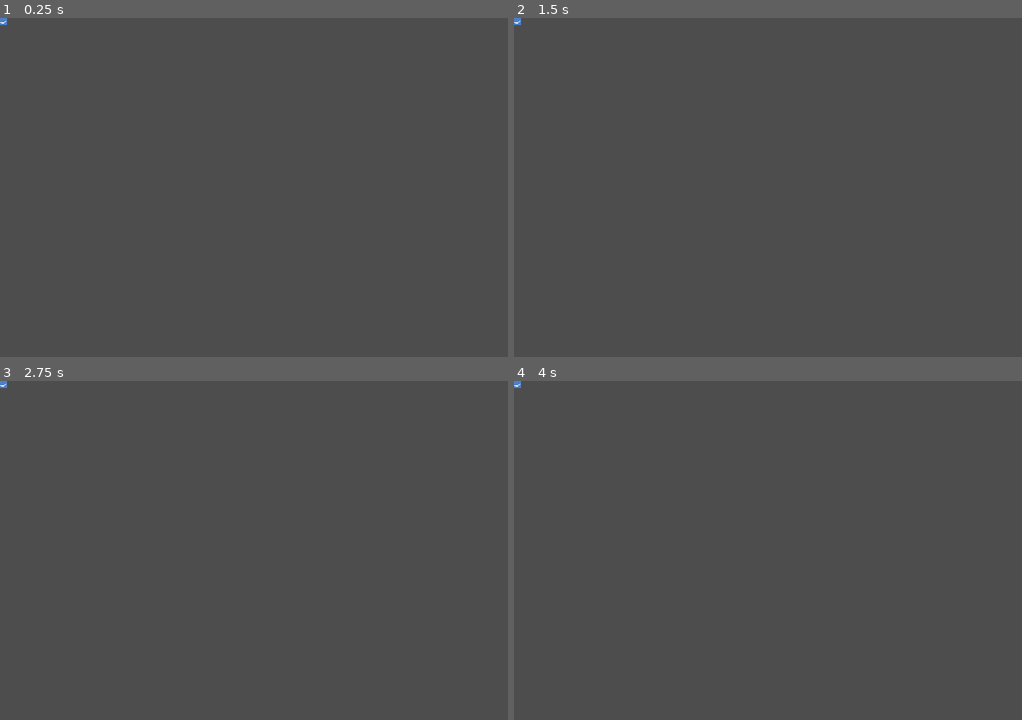
Above: before the commit, frames 1-4 (two rows, left to right).
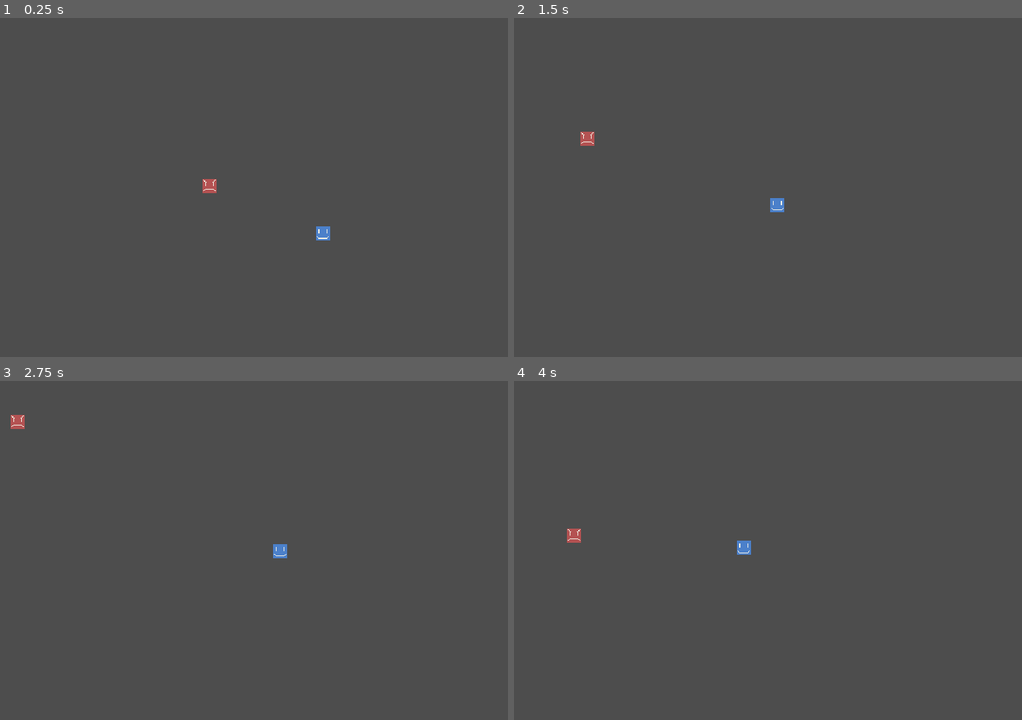
Above: after the commit, the same moments.

Repository: DarkerSparks/Random-Game
Game: Godot game, scene res://main.tscn
The game is run twice, just before and just after one commit, with the same random seed, the same clock (stepped at 60 frames per second) and the same inputs. Before the commit the project starts from res://player.tscn.
Inputs (mouse positions are in pixels of both pictures, inside the frame that each line leads up to):
- Up to frame 1 (0.25 s): no input
- Up to frame 2 (1.5 s): move the mouse to (879, 170) at 0.52 s; hold D (move_right) 0.53-1.28 s; tap Space (jump) at 0.6, 0.77, 1.07, 1.35 s; tap Enter at 1.25 s; move the mouse to (666, 204) at 1.27 s; hold S (move_down) from 1.28 s (still down)
- Up to frame 3 (2.75 s): tap Space (jump) at 1.52, 1.82, 2.1 s; move the mouse to (304, 475) at 2.02 s; release S (move_down) at 2.03 s; hold D (move_right) from 2.03 s (still down)
- Up to frame 4 (4 s): move the mouse to (742, 618) at 2.77 s; release D (move_right) at 2.78 s; hold W (move_up) 2.78-3.53 s; tap Space (jump) at 2.85, 3.02, 3.32, 3.6, 3.77 s; move the mouse to (920, 601) at 3.52 s; hold A (move_left) from 3.53 s (still down)

The runs differ from the first frame. In frame 1, 0.3% of the frame differs, in the area x 0-65%, y 0-66%; in frame 2, 0.3%; in frame 3, 0.3%; in frame 4, 0.3%.
Error before the commit: Parse Error: Function "Jump()" not found in base self. (res://player.gd:22)

Commit message:
Updated Most of Player Scripts

Diff:
--- /dev/null
+++ b/rgame/follower_enemy.gd
@@ -0,0 +1,40 @@
+extends Area2D
+
+@export var speed : float = 4.0
+@export var spd_mult : float = 10
+
+var player_node
+
+# @export var jumpHeight : float = 1
+
+# var zPos : float = 0.0
+# var zSpeed : float = 0.0
+
+var screenSize
+
+func _ready():
+	speed *= spd_mult
+	player_node = get_parent().find_child("Player")
+
+func _process(delta):
+	var vel = Vector2.ZERO
+
+	if (player_node != null):
+		var player_pos = player_node.position
+		var diff = player_pos - position
+		var angle = atan2(diff.y, diff.x)
+
+		vel.x = cos(angle) * speed * delta
+		vel.y = sin(angle) * speed * delta
+
+	position += vel
+
+	print(position)
+
+
+
+	# screenSize = get_viewport_rect().size
+	# hide()
+
+# func start(pos):
+# 	position = pos
--- /dev/null
+++ b/rgame/follower_enemy.tscn
@@ -0,0 +1,17 @@
+[gd_scene load_steps=4 format=3 uid="uid://cwfc8pc2twm6a"]
+
+[ext_resource type="Script" uid="uid://dh8s657jhjbrf" path="res://follower_enemy.gd" id="1_4gyqm"]
+[ext_resource type="Texture2D" uid="uid://duhl0kn0kvulg" path="res://follower_enemy_temp.png" id="1_7k104"]
+
+[sub_resource type="RectangleShape2D" id="RectangleShape2D_7xaro"]
+
+[node name="Enemy" type="Area2D"]
+script = ExtResource("1_4gyqm")
+
+[node name="CollisionShape2D" type="CollisionShape2D" parent="."]
+shape = SubResource("RectangleShape2D_7xaro")
+
+[node name="Sprite2D" type="Sprite2D" parent="."]
+position = Vector2(4.76837e-07, 4.76837e-07)
+scale = Vector2(1.25, 1.25)
+texture = ExtResource("1_7k104")
--- /dev/null
+++ b/rgame/main.gd
@@ -0,0 +1,16 @@
+extends Node2D
+
+@export var mob_scene: PackedScene
+var score
+
+func _ready() -> void:
+	new_game()
+
+func game_over():
+	$ScoreTimer.stop()
+	$Enemy_Timer.stop()
+
+func new_game():
+	score = 0
+	$Player.start($Start_Position.position)
+	$Start_Timer.start()
--- /dev/null
+++ b/rgame/main.tscn
@@ -0,0 +1,28 @@
+[gd_scene load_steps=4 format=3 uid="uid://xfa12lro4530"]
+
+[ext_resource type="Script" uid="uid://cd1nxucwanvdc" path="res://main.gd" id="1_ig7tw"]
+[ext_resource type="PackedScene" uid="uid://cwfc8pc2twm6a" path="res://follower_enemy.tscn" id="2_0xm2m"]
+[ext_resource type="PackedScene" uid="uid://beu0cptft1dro" path="res://player.tscn" id="3_h2yge"]
+
+[node name="Main" type="Node2D"]
+script = ExtResource("1_ig7tw")
+mob_scene = ExtResource("2_0xm2m")
+
+[node name="Enemy_Timer" type="Timer" parent="."]
+wait_time = 5.0
+
+[node name="Weapon_Timer" type="Timer" parent="."]
+
+[node name="Start_Timer" type="Timer" parent="."]
+wait_time = 3.0
+one_shot = true
+
+[node name="Start_Position" type="Marker2D" parent="."]
+position = Vector2(360, 240)
+
+[node name="Player" parent="." instance=ExtResource("3_h2yge")]
+speed = 500.0
+spd_mult = 25.0
+
+[node name="Enemy" parent="." instance=ExtResource("2_0xm2m")]
+position = Vector2(190, 169)
--- a/rgame/player.gd
+++ b/rgame/player.gd
@@ -3,6 +3,10 @@
 @export var speed : float = 400.0
 @export var spd_mult : float = 10
 
+var mouse_pos
+
+# var gun_pos
+# var gun_rot
 # @export var jumpHeight : float = 1
 
 # var zPos : float = 0.0
@@ -12,14 +16,25 @@
 
 func _ready():
 	screenSize = get_viewport_rect().size
+	speed *= spd_mult
+
+	# gun_pos = get_node("Weapon_Object").Position
+	# gun_rot = get_node("Weapon_Object").Rotation
 	# hide()
 
 func start(pos):
+	# speed *= spd_mult
 	position = pos
 
 func _process(delta):
+	# gun_pos = get_node("Weapon_Object").Position
+	# n_rot = get_node("Weapon_Object").Rotation
+
+	# mouse_pos = get_local_mouse_position()
+	# gun_rot += mouse_pos.angle() * 0.1
+
 	Movement(delta)
-	Jump(delta)
+	# Jump(delta)
 
 	# print(zPos);
 
@@ -27,15 +42,15 @@
 	var vel = Vector2.ZERO
 
 	if (abs(HoriInputs()) > 0 and abs(VertInputs()) > 0):
-		vel.x += HoriInputs() * (speed * spd_mult) * delta / sqrt(2);
-		vel.y += VertInputs() * (speed * spd_mult) * delta / sqrt(2);
+		vel.x += HoriInputs() * (speed) * delta / sqrt(2);
+		vel.y += VertInputs() * (speed) * delta / sqrt(2);
 	else:
-		vel.x += HoriInputs() * (speed * spd_mult) * delta;
-		vel.y += VertInputs() * (speed * spd_mult) * delta;
+		vel.x += HoriInputs() * (speed) * delta;
+		vel.y += VertInputs() * (speed) * delta;
 		# $AnimatedSprite2D.flip_h =
 
 	position += vel * delta
-	position = position.clamp(Vector2.ZERO, screenSize)
+	# position = position.clamp(Vector2.ZERO, screenSize)
 
 # func Jump(delta):
 # 	if (Input.is_action_just_pressed("jump")):
--- a/rgame/player.tscn
+++ b/rgame/player.tscn
@@ -7,9 +7,6 @@
 
 [node name="Player" type="Area2D"]
 script = ExtResource("1_onrkg")
-speed = 500.0
-spd_mult = 50.0
-jumpHeight = null
 
 [node name="CollisionShape2D" type="CollisionShape2D" parent="."]
 shape = SubResource("RectangleShape2D_onrkg")
@@ -18,3 +15,8 @@
 position = Vector2(-4.76837e-07, -4.76837e-07)
 scale = Vector2(1.25, 1.25)
 texture = ExtResource("1_4flbx")
+
+[node name="Camera2D" type="Camera2D" parent="."]
+position_smoothing_enabled = true
+
+[node name="Weapon_Holster" type="Marker2D" parent="."]
--- a/rgame/project.godot
+++ b/rgame/project.godot
@@ -11,7 +11,7 @@
 [application]
 
 config/name="Game"
-run/main_scene="uid://beu0cptft1dro"
+run/main_scene="uid://xfa12lro4530"
 config/features=PackedStringArray("4.4", "Forward Plus")
 config/icon="res://icon.svg"
 
--- /dev/null
+++ b/rgame/weapon_object.gd
@@ -0,0 +1,36 @@
+extends Area2D
+
+# NEEDS TO BE RELATIVE TO THE PLAYER
+
+# func _ready():
+# 	screenSize = get_viewport_rect().size
+# 	speed *= spd_mult
+	# hide()
+
+@export var max_radius : float = 100
+
+@export var firing_rate : float = 1.0;
+@export var num_of_bullets : int = 1;
+@export var bullet_speed : float = 1.0
+
+var mouse_pos
+
+func start(pos):
+	# speed *= spd_mult
+	position = pos
+
+#func _process(delta):
+
+func RotateWeapon():
+	mouse_pos = get_local_mouse_position()
+	rotation+= mouse_pos.angle() * 0.1
+
+func IsMouseInside(pos):
+	mouse_pos = get_global_mouse_position()
+	var diff = mouse_pos - pos
+	var distance = sqrt(diff.x*diff.x + diff.y*diff.y)
+
+	# print(distance)
+
+	return (distance <= max_radius)
+	# radius = sqrt(pow((position.x-nodePos.x), 2) + pow((position.y-nodePos.y), 2))
--- /dev/null
+++ b/rgame/weapon_object.tscn
@@ -0,0 +1,18 @@
+[gd_scene load_steps=3 format=3 uid="uid://cwfk6iscwdlg8"]
+
+[ext_resource type="Texture2D" uid="uid://cj5gh7fj0se1u" path="res://gun_temp.png" id="2_d0366"]
+
+[sub_resource type="RectangleShape2D" id="RectangleShape2D_a367i"]
+size = Vector2(13, 10)
+
+[node name="Weapon_Object" type="Area2D"]
+
+[node name="Sprite2D" type="Sprite2D" parent="."]
+texture = ExtResource("2_d0366")
+
+[node name="CollisionShape2D" type="CollisionShape2D" parent="."]
+position = Vector2(0.5, 0)
+shape = SubResource("RectangleShape2D_a367i")
+
+[node name="Circle_Radius" type="Node2D" parent="."]
+position = Vector2(23, 0)
Not shown, added: rgame/follower_enemy.gd.uid
Binary file added: rgame/follower_enemy_temp.png
Not shown, added: rgame/follower_enemy_temp.png.import
Binary file added: rgame/gun_temp.png
Not shown, added: rgame/gun_temp.png.import
Not shown, added: rgame/main.gd.uid
Binary file added: rgame/poison_enemy_temp.png
Not shown, added: rgame/poison_enemy_temp.png.import
Not shown, added: rgame/weapon_object.gd.uid
